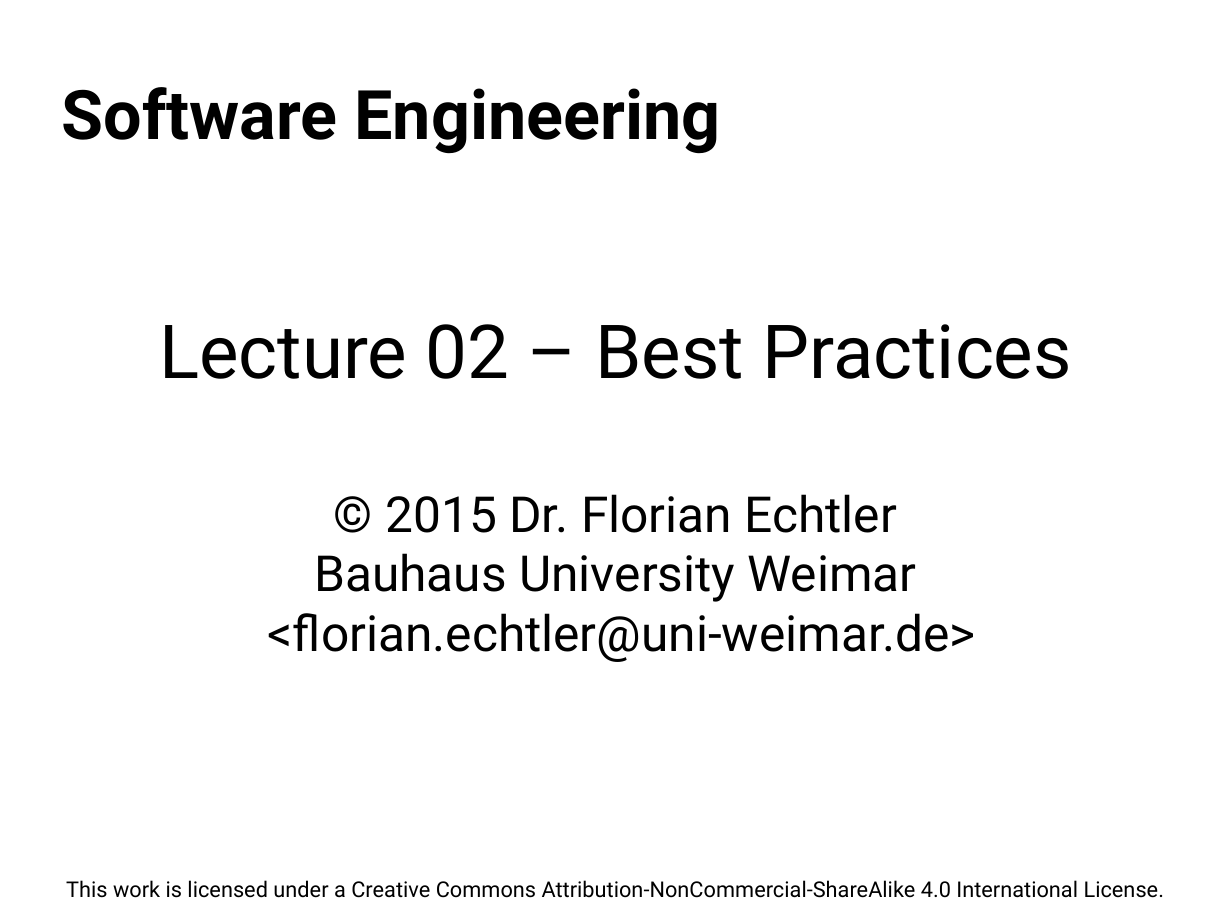
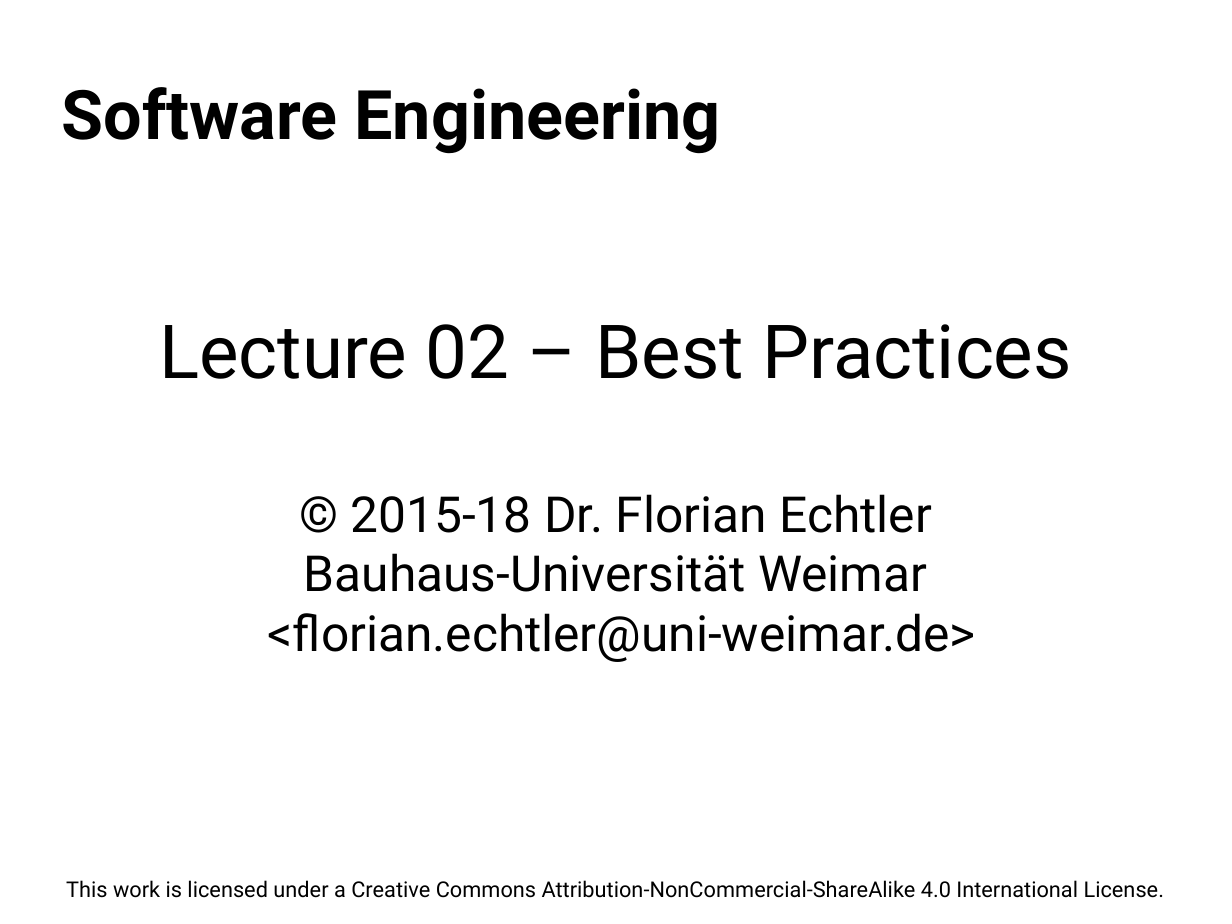
Before and after one commit to floe/software-engineering, a slide deck: slide 1 of 02-best-practices.odp. Drawn at 1232x924 pixels with LibreOffice and Linux fonts; fonts in the diff are those of the drawing; background and template pictures are left out. Boxes give left, top, right and bottom in pixels: in the first picture for what was removed or moved away, otherwise in the second. Text is boxed around its words. In the diff, an @@ line names an element or a change of style, - is before the commit and + after.

```diff
--- a/02-best-practices.odp
+++ b/02-best-practices.odp
@@ subtitle at bbox=[304, 494, 932, 592]: text changed @@
-© 2015 Dr. Florian Echtler
-Bauhaus University Weimar
+© 2015-18 Dr. Florian Echtler
+Bauhaus-Universität Weimar
```
Also in this commit, not shown: 5 other slides changed, 2 slides added.
